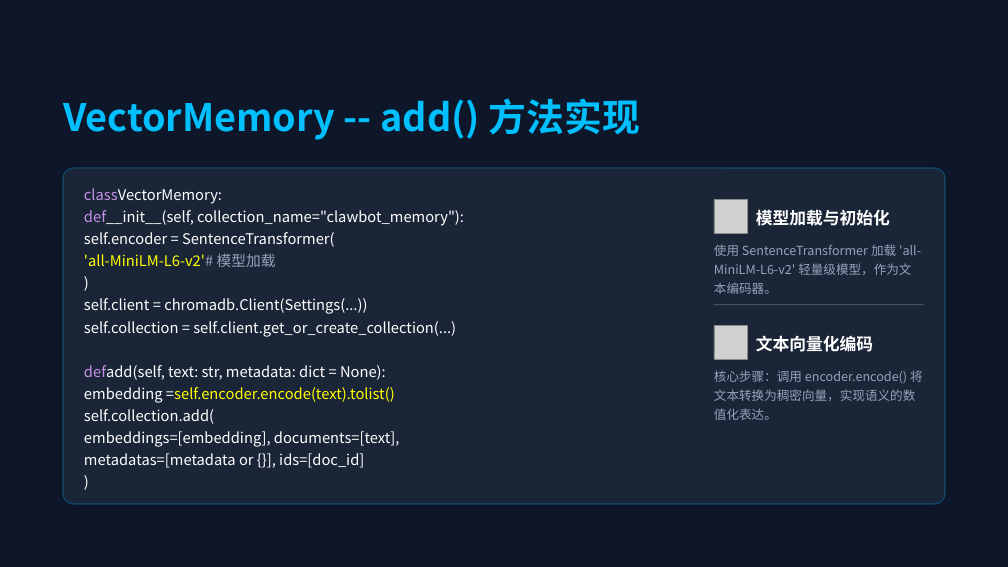
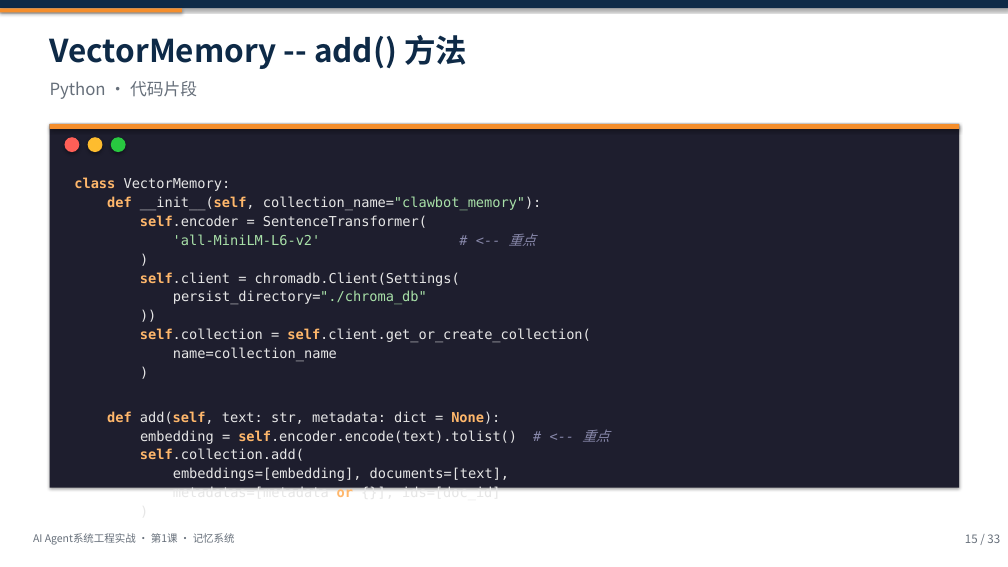
Before and after one commit to seraph0017/tc, a slide deck: slide 15 of 01-ai-agent-engineering/ppt/AI Agent系统工程实战 - 第1课：从聊天机器人到智能助手.pptx. Drawn at 1008x567 pixels with LibreOffice and Linux fonts; fonts in the diff are those of the drawing; grey boxes stand for pictures. Boxes give left, top, right and bottom in pixels: in the first picture for what was removed or moved away, otherwise in the second. Text is boxed around its words. In the diff, an @@ line names an element or a change of style, - is before the commit and + after.

```diff
--- a/01-ai-agent-engineering/ppt/AI Agent系统工程实战 - 第1课：从聊天机器人到智能助手.pptx
+++ b/01-ai-agent-engineering/ppt/AI Agent系统工程实战 - 第1课：从聊天机器人到智能助手.pptx
@@ background #0A1929 to #FFFFFF @@
@@ rounded rectangle removed at (0,0,1008,567) @@
@@ rectangle added at (0,0,1008,8), fill #0E2A47 @@
@@ rectangle added at (0,8,182,12), fill #F58E2C @@
@@ text "VectorMemory -- add() 方法" at (50,35,467,69): vertical alignment middle to top @@
@@ text at (50,35,467,69): text changed; size 36 to 30 pt; text colour #00BFFF to #0E2A47 @@
-VectorMemory -- add() 方法实现
+VectorMemory -- add() 方法
@@ text added at (50,81,197,99), 16 pt, text #666F7A @@
+Python · 代码片段
@@ rectangle added at (50,124,960,488), fill #1E1E2E @@
@@ rectangle added at (50,124,960,129), fill #F58E2C @@
@@ ellipse added at (64,138,79,153), fill #FF5F57 @@
@@ ellipse added at (88,138,103,153), fill #FEBC2E @@
@@ ellipse added at (111,138,126,153), fill #28C840 @@
@@ text "class VectorMemory:": place and size @@
-text "class VectorMemory:" at (84,188,464,468)
+text "class VectorMemory:" at (74,177,591,501)
@@ text "class VectorMemory:" at (74,177,591,501): vertical alignment middle to top @@
@@ rounded rectangle removed at (63,168,945,504) @@
@@ text at (74,177,542,211): text changed; size 14 to 13 pt; font Noto Sans CJK SC to DejaVu Sans Mono; text colour #FFFFFF to #E6E6E6 @@
-classVectorMemory:
-def__init__(self, collection_name="clawbot_memory"):
+class VectorMemory:
+def __init__(self, collection_name="clawbot_memory"):
@@ picture removed at (714,200,747,233) @@
@@ text removed at (756,209,890,226) @@
-模型加载与初始化
@@ text at (140,215,509,501): size 14 to 13 pt, font Noto Sans CJK SC to DejaVu Sans Mono, text colour #FFFFFF to #E6E6E6 in "self.encoder = SentenceTransformer(", ")", "self.collection.add(", "embeddings=[embedding], documents=[text]," and 2 more places; text colour #FFFFFF to #FFB76B, bold on in "self.encoder", "self.collection.add(", "or"; line spacing 1.25 to 1.15 @@
@@ text at (173,233,536,246): text changed; size 14 to 13 pt; font Noto Sans CJK SC to DejaVu Sans Mono; text colour #FFFF00 to #A8E0A8 @@
-'all-MiniLM-L6-v2'# 模型加载
+'all-MiniLM-L6-v2' # <-- 重点
@@ text removed at (714,244,921,420) @@
-使用 SentenceTransformer 加载 'all-MiniLM-L6-v2' 轻量级模型，作为文本编码器。
@@ text at (107,272,591,444): text changed; size 14 to 13 pt; font Noto Sans CJK SC to DejaVu Sans Mono; text colour #FFFFFF to #E6E6E6 @@
-self.client = chromadb.Client(Settings(...))
-self.collection = self.client.get_or_create_collection(...)
-defadd(self, text: str, metadata: dict = None):
-embedding =self.encoder.encode(text).tolist()
+self.client = chromadb.Client(Settings(
+persist_directory="./chroma_db"
+))
+self.collection = self.client.get_or_create_collection(
+name=collection_name
+)
+def add(self, text: str, metadata: dict = None):
+embedding = self.encoder.encode(text).tolist() # <-- 重点
@@ line removed from (714, 305) to (924, 305) @@
@@ picture removed at (714,326,747,359) @@
@@ text removed at (756,335,873,352) @@
-文本向量化编码
@@ text removed at (714,370,923,420) @@
-核心步骤：调用 encoder.encode() 将文本转换为稠密向量，实现语义的数值化表达。
@@ text added at (33,533,235,545), 10 pt, text #666F7A @@
+AI Agent系统工程实战 · 第1课 · 记忆系统
@@ text added at (965,534,1000,543), 11 pt, text #666F7A @@
+15 / 33
```
Also in this commit, not shown: 23 other slides changed, 9 slides added, 9 slides removed, 12 other files.
